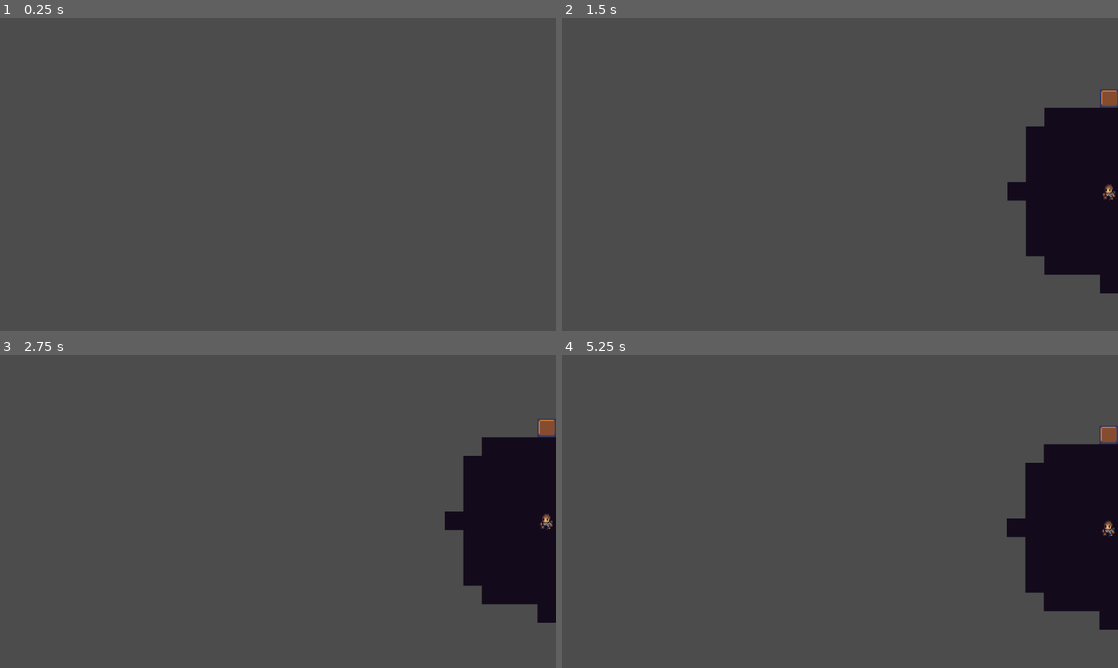
Above: before the commit, frames 1-4 (two rows, left to right).
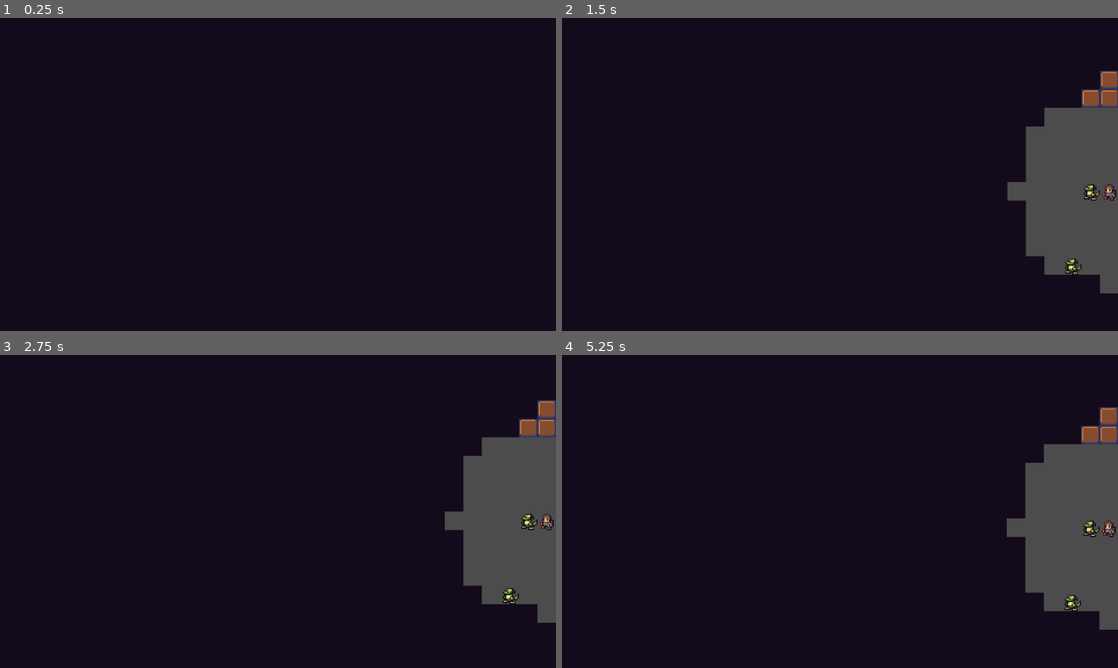
Above: after the commit, the same moments.

Repository: deengames-prototypes/android-roguelike
Game: Godot game, scene res://CoreGame.tscn
Two runs of this game, one before a commit and one after it. Both use one fixed random seed, a clock stepped at 60 frames per second and the inputs below.
Inputs:
- Up to frame 1 (0.25 s): no input
- Up to frame 2 (1.5 s): hold D (move_right) 0.53-1.28 s; hold S (move_down) from 1.28 s (still down)
- Up to frame 3 (2.75 s): release S (move_down) at 2.03 s; hold D (move_right) from 2.03 s (still down)
- Up to frame 4 (5.25 s): tap Enter at 2.75, 5 s; release D (move_right) at 2.78 s; hold W (move_up) 2.78-3.53 s; hold A (move_left) 3.53-5.03 s; tap Space at 4.25 s; hold S (move_down) from 5.03 s (still down)

The runs differ from the first frame. In frame 1, 100% of the frame differs, in the area x 0-100%, y 0-100%; in frame 2, 100%; in frame 3, 100%; in frame 4, 100%.
Error before the commit: Invalid get index '60, 23' (on base: 'Dictionary'). (res://Scripts/Ecs/Systems/DisplaySystem.gd:49)

Commit message:
Super-basic FOV that "remembers" wall tiles

Diff:
--- a/src/Scripts/Ecs/Systems/DisplaySystem.gd
+++ b/src/Scripts/Ecs/Systems/DisplaySystem.gd
@@ -5,7 +5,7 @@
 
 var tilemaps_by_name = {}
 var _fov_cache = {} # [x, y] => true/false
-var _fog_of_war_seen_tiles = [] # [x, y] instances
+var _fog_of_war_seen_tiles = {} # [x, y] instances for O(1) search
 
 var _event_bus
 var _player = null
@@ -37,16 +37,24 @@
 	for y in range(Constants.TILES_HIGH):
 		for x in range(Constants.TILES_WIDE):
 			var key = "%s, %s" % [x, y]
+			# Player just moved. Don't recalculate FOV every turn.
+			# Also, they may have gotten rid of some fog-of-war, so mark
+			# the current view as seen.
 			if populate_cache:
 				_fov_cache[key] = _is_in_player_fov(x, y)
-			if _fov_cache[key]:
+				if _fov_cache[key]:
+					_fog_of_war_seen_tiles[key] = true
+			if not _fov_cache[key]:
 				_tiles_tilemap.set_cell(x, y, _tiles_tilemap.tile_set.find_tile_by_name("Fog"))
 
 	for entity in self.entities:
 		var component = entity.get("SpriteComponent")
 		var tilemap = tilemaps_by_name[component.layer]
 		var key = "%s, %s" % [entity.position.x, entity.position.y]
-		if _fov_cache[key]:
+
+		# It's in our FOV, or it's a wall in fog-of-war
+		if  (_fov_cache.has(key) and _fov_cache[key] == true) or \
+			(component.tile_name == "Wall" and _fog_of_war_seen_tiles.has(key)):
 			var tile_index = tilemap.tile_set.find_tile_by_name(component.tile_name)
 			tilemap.set_cell(entity.position.x, entity.position.y, tile_index)
 
